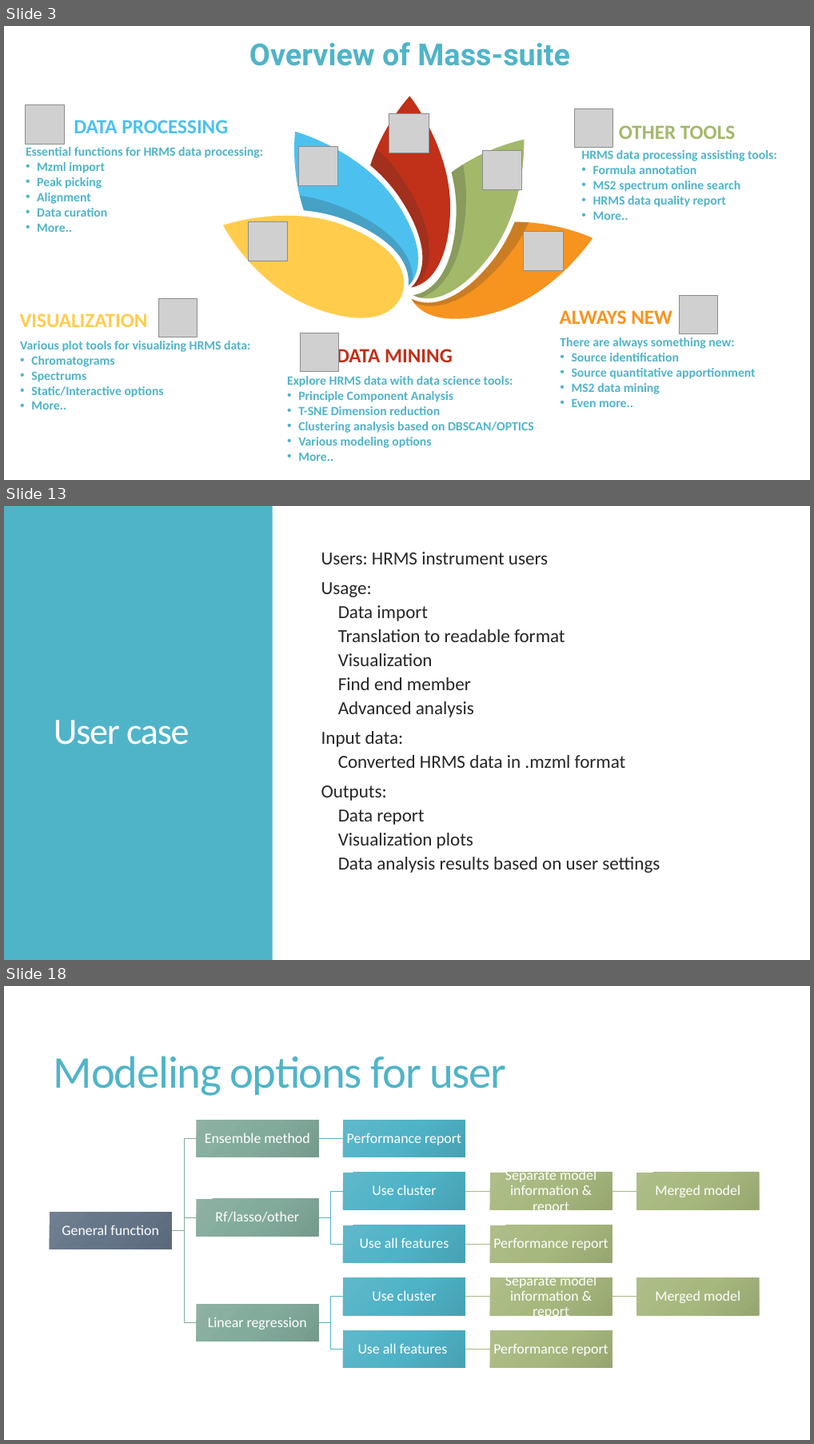
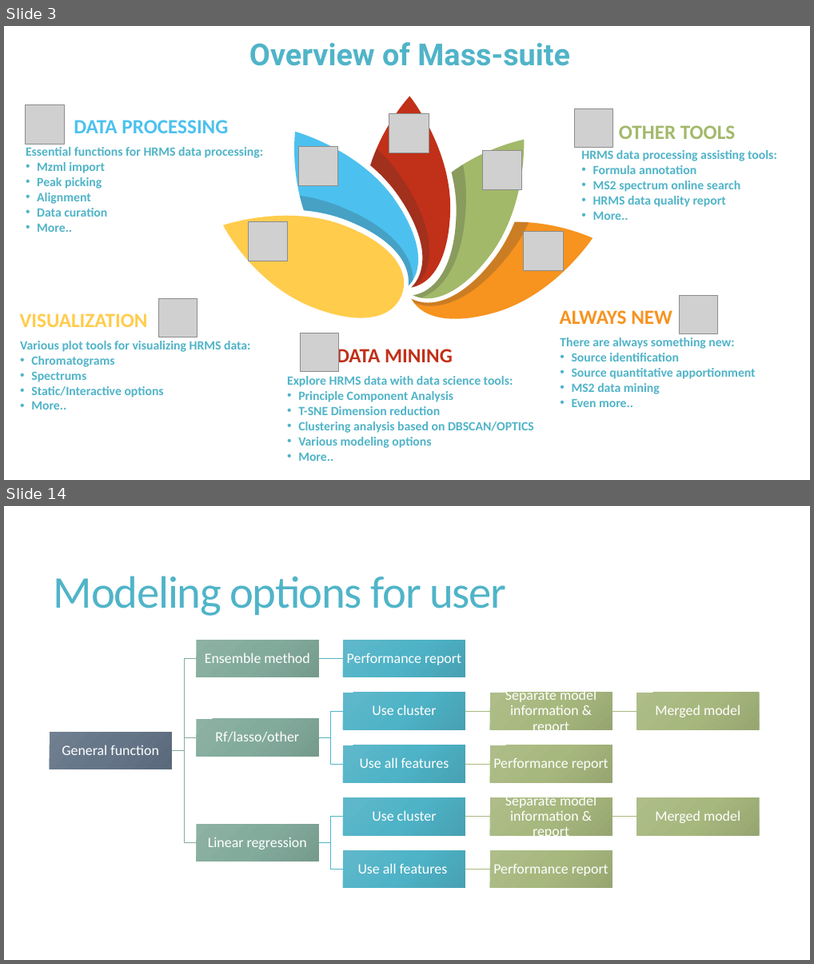
Before and after one commit to XiminHu/mass-suite, a slide deck: doc/20210326 ACS presentation.pptx. Shown one above the other, each under a label of ours: slides 3, 13 and 18 before the commit, slides 3 and 14 after it; the slides between them are not shown. The pictures are 814x1444 and 814x964 pixels, drawn with LibreOffice and Linux fonts; fonts in the diff are those of the drawing; grey boxes stand for pictures. Boxes give left, top, right and bottom in pixels: in the first picture for what was removed or moved away, otherwise in the second. Text is boxed around its words. In the diff, an @@ line names an element or a change of style, - is before the commit and + after.

```diff
--- a/doc/20210326 ACS presentation.pptx
+++ b/doc/20210326 ACS presentation.pptx
@@ slide 13 removed at box(4, 506, 810, 960), background #FFFFFF @@
@@ rectangle removed at box(4, 506, 273, 960) @@
@@ text removed at box(322, 552, 660, 872) @@
-  Users: HRMS instrument users
-  Usage:
-    Data import
-    Translation to readable format
-    Visualization
-    Find end member
-    Advanced analysis
-  Input data:
-    Converted HRMS data in .mzml format
-  Outputs:
-    Data report
-    Visualization plots
-    Data analysis results based on user settings
@@ title removed at box(54, 720, 190, 744) @@
-User case
@@ what was slide 18 is now slide 14 @@
```
Also in this commit, not shown: 8 slides changed, 11 slides added, 17 other slides removed, 9 other files.
